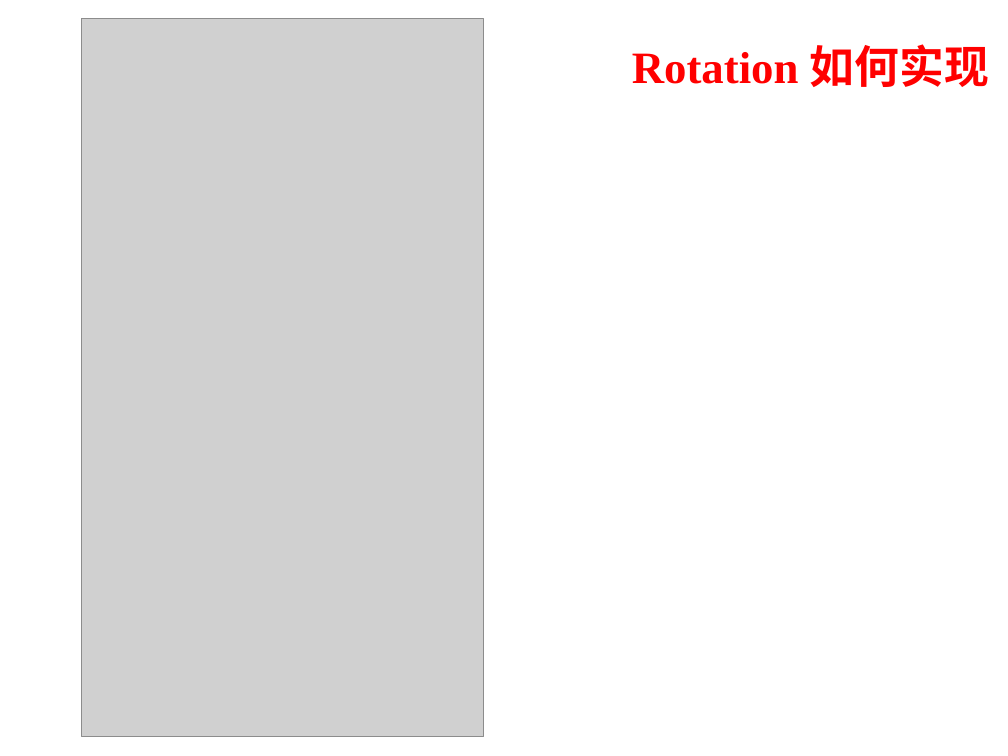
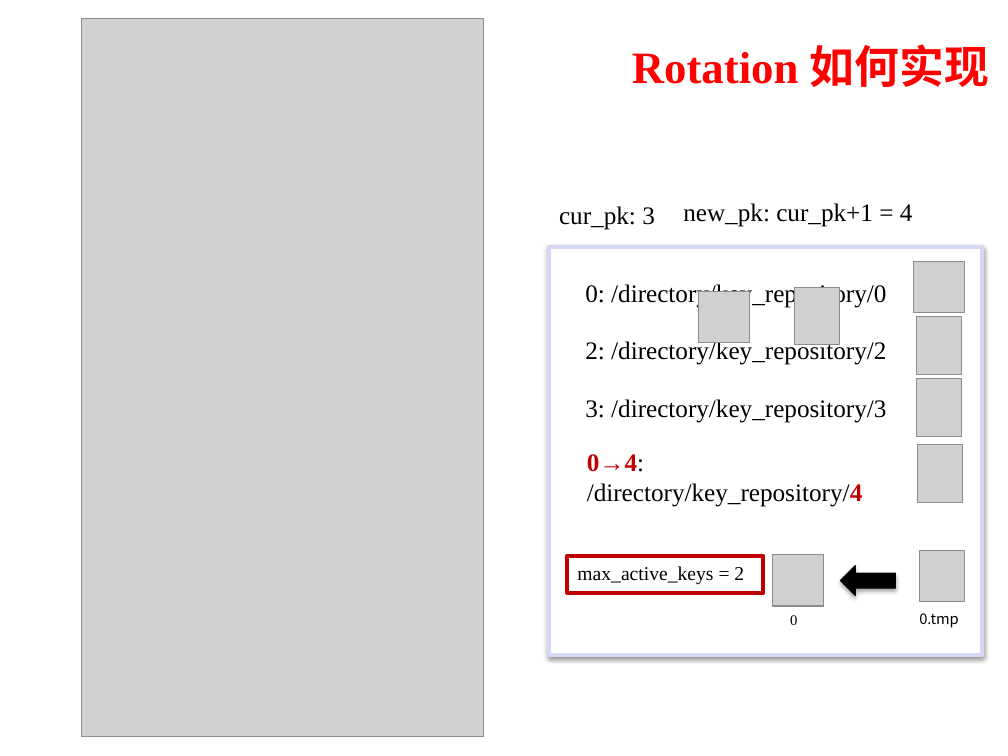
Before and after one commit to kebreathing/E-Learning, a slide deck: slide 14 of 组会/keystone-Token与Fernet.pptx (slide 15 before the commit). Drawn at 1008x756 pixels with LibreOffice and Linux fonts; fonts in the diff are those of the drawing; grey boxes stand for pictures; background and template pictures are left out. Boxes give left, top, right and bottom in pixels: in the first picture for what was removed or moved away, otherwise in the second. Text is boxed around its words. In the diff, an @@ line names an element or a change of style, - is before the commit and + after.

```diff
--- a/组会/keystone-Token与Fernet.pptx
+++ b/组会/keystone-Token与Fernet.pptx
@@ text added at box(559, 206, 655, 230), 18 pt, text #000000 @@
+cur_pk: 3
@@ text added at box(683, 203, 913, 227), 18 pt, text #000000 @@
+new_pk: cur_pk+1 = 4
@@ rectangle added at box(549, 247, 982, 655), fill #FFFFFF, outline #D6D6F5 3 pt @@
@@ picture added at box(913, 262, 965, 313) @@
@@ text added at box(585, 284, 886, 308), 18 pt, text #000000 @@
+0: /directory/key_repository/0
@@ picture added at box(699, 291, 750, 343) @@
@@ picture added at box(795, 287, 840, 345) @@
@@ picture added at box(916, 317, 962, 374) @@
@@ text added at box(585, 339, 886, 365), 18 pt, text #000000 @@
+2: /directory/key_repository/2
@@ picture added at box(916, 379, 962, 436) @@
@@ text added at box(585, 399, 886, 423), 18 pt, text #000000 @@
+3: /directory/key_repository/3
@@ picture added at box(917, 445, 963, 502) @@
@@ text added at box(587, 454, 863, 507), 18 pt, text #000000 @@
+0→4: /directory/key_repository/4
@@ rectangle added at box(568, 556, 763, 593), outline #C00000 3 pt, 14 pt, text #000000 @@
+max_active_keys = 2
@@ picture added at box(772, 555, 824, 607) @@
@@ right arrow added at box(841, 565, 896, 596), fill #000000, outline #000000 0.75 pt @@
@@ picture added at box(919, 551, 965, 602) @@
@@ text added at box(790, 615, 797, 625), 10.5 pt, text #000000 @@
+0
@@ text added at box(919, 613, 959, 628), 10.5 pt, text #000000 @@
+0.tmp
```
Also in this commit, not shown: 12 other slides changed, 1 slide removed, 2 other files.
